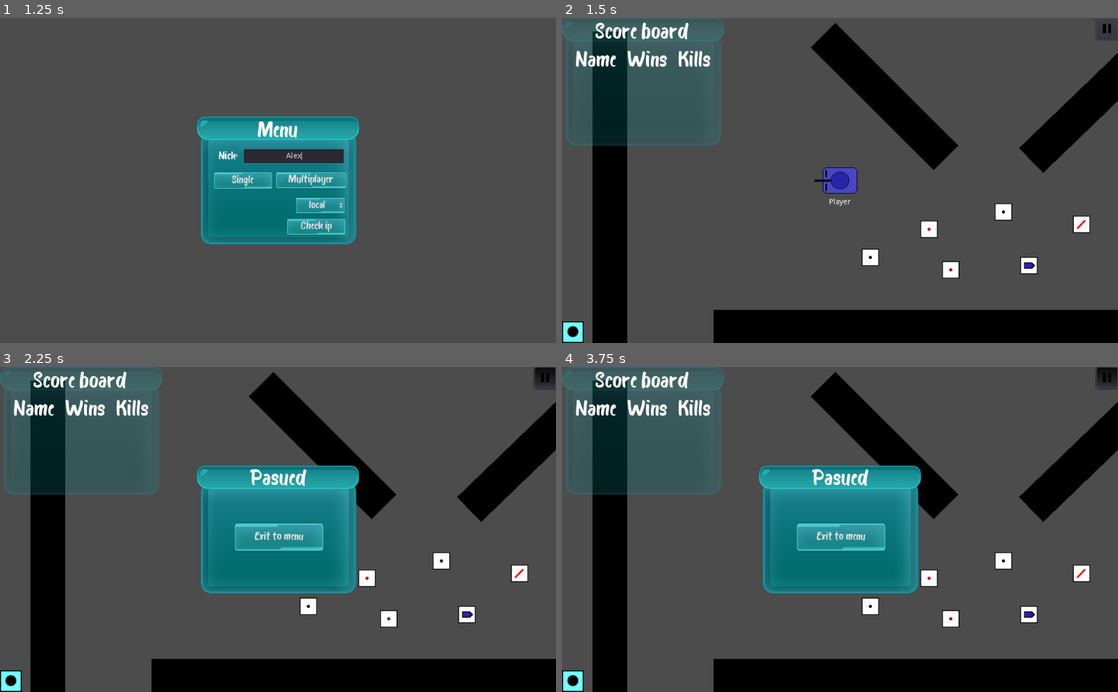
Above: before the commit, frames 1-4 (two rows, left to right).
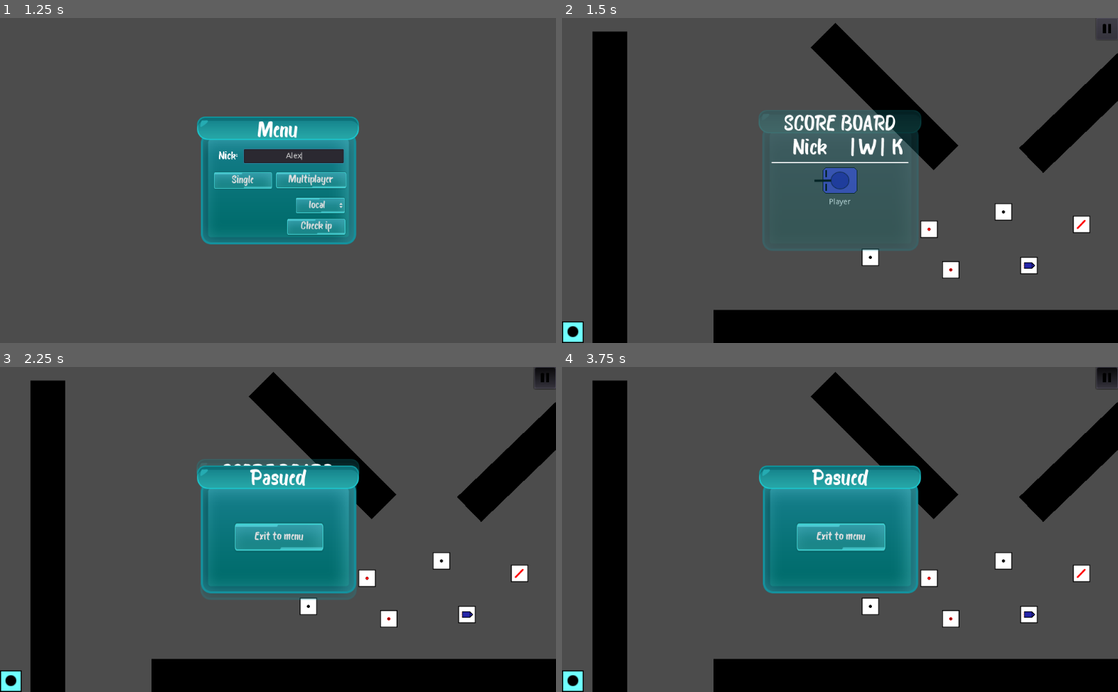
Above: after the commit, the same moments.

Repository: mm-102/godot_tanks
Game: Godot game, scene res://Main.tscn
Same seed, same stepped clock (60 frames per second), same inputs: the game is played once before the commit and once after it.
Inputs (mouse positions are in pixels of both pictures, inside the frame that each line leads up to):
- Up to frame 1 (1.25 s): click (294, 154) at 0.52 s; type "Alex" at 0.6 s
- Up to frame 2 (1.5 s): click "Single" at 1.25 s
- Up to frame 3 (2.25 s): click (544, 376) at 2 s
- Up to frame 4 (3.75 s): tap Enter at 2.75 s; move the mouse to (962, 513) at 2.77 s; hold D (p_right) 2.78-3.53 s; hold Tab (Scoreboard, bound only after the commit) 2.78-3.53 s; tap Space at 3.5 s; move the mouse to (728, 545) at 3.52 s; hold S (p_backward) from 3.53 s (still down); click (728, 545) at 3.6 s

Frame 1 is identical in both runs. In frame 2, 5.9% of the frame differs, in the area x 0-65%, y 0-72%; in frame 3, 3.9%; in frame 4, 3.6%.

Commit message:
Scoreboard updates - Sets empty nicks in Scoreboard to "Player<number>" - Scoreboard will change visibility on "Tab" button - Change gui_node into panel_container (idk why) - improve scoreboard mechanics

Diff:
--- a/Player/Player_GUI/GUI.gd
+++ b/Player/Player_GUI/GUI.gd
@@ -16,6 +16,7 @@
 
 const name_score_tscn = preload("res://Player/Player_GUI/SBPlayer.tscn")
 onready var scores_node = $"Scoreboard/Scores"
+onready var scoreboard_n = $"Scoreboard"
 
 var time_left
 onready var battle_timer = $"BattleTimeUpdate"
@@ -29,6 +30,11 @@
 	# ---- pause ----
 	if event.is_action_pressed("ui_cancel"):
 		$PauseButton.pressed = !$PauseButton.pressed
+
+	if event.is_action_pressed("Scoreboard"):
+		scoreboard_n.set_visible(true)
+	if event.is_action_released("Scoreboard"):
+		scoreboard_n.set_visible(false)
 
 # ---- display ammo ----
 func _on_special_ammo_change(type, amount_left):
@@ -65,8 +71,10 @@
 func add_scoreboard_player(player_id, data):
 	var score = data.Score
 	var nick = data.Nick
-	var player_name_score = name_score_tscn.instance()
+	var player_name_score = scoreboard_n.get_node("Scores/Headers").duplicate()
 	player_name_score.name = str(player_id)
+	if nick.empty():
+		nick = "Player" + str(player_id)
 	player_name_score.get_node("Nick").text = str(nick)# + ' : '
 	player_name_score.get_node("Wins").text = str(score.Wins)# + ' : '
 	player_name_score.get_node("Kills").text = str(score.Kills)
--- a/Player/Player_GUI/GUI.tscn
+++ b/Player/Player_GUI/GUI.tscn
@@ -7,12 +7,15 @@
 [ext_resource path="res://Player/Player_GUI/Scoreboard2.tscn" type="PackedScene" id=6]
 [ext_resource path="res://Player/Player_GUI/Pause.tscn" type="PackedScene" id=7]
 
-[node name="GUI" type="MarginContainer"]
+[sub_resource type="StyleBoxEmpty" id=1]
+
+[node name="GUI" type="PanelContainer"]
 pause_mode = 2
 process_priority = 1
 anchor_right = 1.0
 anchor_bottom = 1.0
 mouse_filter = 2
+custom_styles/panel = SubResource( 1 )
 script = ExtResource( 4 )
 
 [node name="PauseButton" type="Button" parent="."]
@@ -49,6 +52,16 @@
 margin_right = 40.0
 margin_bottom = 40.0
 
+[node name="Scoreboard" parent="." instance=ExtResource( 6 )]
+anchor_right = 0.0
+anchor_bottom = 0.0
+margin_left = 362.0
+margin_top = 170.0
+margin_right = 662.0
+margin_bottom = 430.0
+size_flags_horizontal = 6
+size_flags_vertical = 6
+
 [node name="Pause" parent="." instance=ExtResource( 7 )]
 visible = false
 anchor_left = 0.0
@@ -64,12 +77,6 @@
 size_flags_horizontal = 4
 size_flags_vertical = 4
 
-[node name="Scoreboard" parent="." instance=ExtResource( 6 )]
-anchor_right = 0.0
-anchor_bottom = 0.0
-margin_right = 296.0
-margin_bottom = 238.0
-
 [node name="BattleTimeUpdate" type="Timer" parent="."]
 
 [node name="TimerLabel" type="Label" parent="BattleTimeUpdate"]
--- a/Player/Player_GUI/SBPlayer.tscn
+++ b/Player/Player_GUI/SBPlayer.tscn
@@ -3,30 +3,31 @@
 [ext_resource path="res://GUI/Menu.tres" type="Theme" id=1]
 
 [node name="PlayerName" type="HBoxContainer"]
-margin_right = 259.0
+margin_right = 279.0
 margin_bottom = 40.0
+rect_pivot_offset = Vector2( 257, 105 )
 mouse_filter = 2
 theme = ExtResource( 1 )
 alignment = 1
 
 [node name="Nick" type="Label" parent="."]
-margin_right = 84.0
+margin_right = 99.0
 margin_bottom = 40.0
 rect_min_size = Vector2( 84, 40 )
 size_flags_horizontal = 0
-text = "You"
+text = "\"Name\""
 align = 1
 
 [node name="Label" type="Label" parent="."]
-margin_left = 88.0
-margin_right = 95.0
+margin_left = 103.0
+margin_right = 110.0
 margin_bottom = 40.0
 size_flags_horizontal = 2
-text = ":"
+text = "|"
 
 [node name="Wins" type="Label" parent="."]
-margin_left = 99.0
-margin_right = 189.0
+margin_left = 114.0
+margin_right = 204.0
 margin_bottom = 40.0
 rect_min_size = Vector2( 90, 40 )
 size_flags_horizontal = 2
@@ -34,15 +35,15 @@
 align = 1
 
 [node name="Label2" type="Label" parent="."]
-margin_left = 193.0
-margin_right = 200.0
+margin_left = 208.0
+margin_right = 215.0
 margin_bottom = 40.0
 size_flags_horizontal = 2
-text = ":"
+text = "|"
 
 [node name="Kills" type="Label" parent="."]
-margin_left = 204.0
-margin_right = 264.0
+margin_left = 219.0
+margin_right = 279.0
 margin_bottom = 40.0
 rect_min_size = Vector2( 60, 40 )
 size_flags_horizontal = 2
--- a/Player/Player_GUI/Scoreboard2.tscn
+++ b/Player/Player_GUI/Scoreboard2.tscn
@@ -1,69 +1,140 @@
-[gd_scene load_steps=3 format=2]
+[gd_scene load_steps=4 format=2]
 
 [ext_resource path="res://textures/GUI/MiniMenu.png" type="Texture" id=1]
 [ext_resource path="res://GUI/Menu.tres" type="Theme" id=2]
 
-[node name="Scoreboard" type="Control"]
-anchor_right = 0.154
-anchor_bottom = 0.213
-margin_right = 0.319977
-margin_bottom = 7.95999
-rect_min_size = Vector2( 296, 238 )
+[sub_resource type="StyleBoxEmpty" id=1]
+
+[node name="Scoreboard" type="PanelContainer"]
+anchor_right = 0.334344
+anchor_bottom = 0.433
+margin_right = -0.368011
+margin_bottom = 0.199982
+rect_min_size = Vector2( 300, 260 )
 mouse_filter = 2
-size_flags_horizontal = 0
+size_flags_horizontal = 3
+size_flags_vertical = 3
+size_flags_stretch_ratio = 8.89
+theme = ExtResource( 2 )
+custom_styles/panel = SubResource( 1 )
+__meta__ = {
+"_edit_use_anchors_": true
+}
+
+[node name="TextureRect" type="NinePatchRect" parent="."]
+modulate = Color( 1, 1, 1, 0.294118 )
+margin_right = 342.0
+margin_bottom = 260.0
+texture = ExtResource( 1 )
+patch_margin_left = 27
+patch_margin_top = 49
+patch_margin_right = 22
+patch_margin_bottom = 20
+
+[node name="Scores" type="VBoxContainer" parent="."]
+margin_right = 342.0
+margin_bottom = 98.0
+mouse_filter = 2
 size_flags_vertical = 0
-theme = ExtResource( 2 )
 
-[node name="TextureRect" type="TextureRect" parent="."]
-modulate = Color( 1, 1, 1, 0.294118 )
-margin_right = 298.0
-margin_bottom = 236.0
-rect_min_size = Vector2( 298, 236 )
-mouse_filter = 2
-texture = ExtResource( 1 )
+[node name="MarginContainer" type="MarginContainer" parent="Scores"]
+margin_right = 342.0
+margin_bottom = 4.0
+rect_min_size = Vector2( 0, 4 )
 
-[node name="Title" type="Label" parent="."]
+[node name="Title" type="Label" parent="Scores"]
 margin_top = 8.0
-margin_right = 296.0
+margin_right = 342.0
 margin_bottom = 48.0
+rect_min_size = Vector2( 300, 0 )
 text = "Score board"
 align = 1
-valign = 1
-
-[node name="Scores" type="VBoxContainer" parent="."]
-anchor_left = 0.02
-anchor_top = 0.21
-anchor_right = 1.0
-anchor_bottom = 1.0
-margin_left = 0.0799994
-margin_top = 10.02
-margin_right = -2.0
-margin_bottom = -138.0
-mouse_filter = 2
-size_flags_horizontal = 0
-size_flags_vertical = 0
+valign = 3
+uppercase = true
 
 [node name="Headers" type="HBoxContainer" parent="Scores"]
-margin_right = 288.0
-margin_bottom = 40.0
+margin_top = 52.0
+margin_right = 342.0
+margin_bottom = 92.0
 mouse_filter = 2
 alignment = 1
 
-[node name="Label" type="Label" parent="Scores/Headers"]
-margin_left = 19.0
-margin_right = 110.0
+[node name="MarginContainer" type="MarginContainer" parent="Scores/Headers"]
+margin_right = 20.0
 margin_bottom = 40.0
-text = "Name  "
+rect_min_size = Vector2( 20, 10 )
 
-[node name="Label2" type="Label" parent="Scores/Headers"]
-margin_left = 114.0
-margin_right = 204.0
+[node name="Nick" type="Label" parent="Scores/Headers"]
+margin_left = 84.0
+margin_right = 147.0
 margin_bottom = 40.0
-text = "Wins  "
+size_flags_horizontal = 6
+text = "Nick"
+align = 1
+valign = 2
 
-[node name="Label3" type="Label" parent="Scores/Headers"]
-margin_left = 208.0
-margin_right = 268.0
+[node name="Separator" type="Label" parent="Scores/Headers"]
+margin_left = 212.0
+margin_right = 219.0
 margin_bottom = 40.0
-text = "Kills"
-align = 2
+size_flags_horizontal = 8
+text = "|"
+
+[node name="Wins" type="Label" parent="Scores/Headers"]
+margin_left = 223.0
+margin_right = 263.0
+margin_bottom = 40.0
+rect_min_size = Vector2( 40, 0 )
+size_flags_horizontal = 8
+text = "W"
+align = 1
+valign = 2
+
+[node name="Separator2" type="Label" parent="Scores/Headers"]
+margin_left = 267.0
+margin_right = 274.0
+margin_bottom = 40.0
+size_flags_horizontal = 8
+text = "|"
+
+[node name="Kills" type="Label" parent="Scores/Headers"]
+margin_left = 278.0
+margin_right = 318.0
+margin_bottom = 40.0
+rect_min_size = Vector2( 40, 0 )
+size_flags_horizontal = 8
+text = "K"
+align = 1
+valign = 2
+
+[node name="MarginContainer2" type="MarginContainer" parent="Scores/Headers"]
+margin_left = 322.0
+margin_right = 342.0
+margin_bottom = 40.0
+rect_min_size = Vector2( 20, 0 )
+
+[node name="HBoxContainer" type="HBoxContainer" parent="Scores"]
+margin_top = 96.0
+margin_right = 342.0
+margin_bottom = 98.0
+
+[node name="MarginContainer" type="MarginContainer" parent="Scores/HBoxContainer"]
+margin_top = 1.0
+margin_right = 20.0
+margin_bottom = 1.0
+rect_min_size = Vector2( 20, 0 )
+size_flags_vertical = 4
+
+[node name="ColorRect" type="ColorRect" parent="Scores/HBoxContainer"]
+margin_left = 24.0
+margin_right = 318.0
+margin_bottom = 2.0
+rect_min_size = Vector2( 0, 2 )
+size_flags_horizontal = 3
+size_flags_vertical = 6
+
+[node name="MarginContainer2" type="MarginContainer" parent="Scores/HBoxContainer"]
+margin_left = 322.0
+margin_right = 342.0
+margin_bottom = 2.0
+rect_min_size = Vector2( 20, 0 )
--- a/Player/Tank/Tank.gd
+++ b/Player/Tank/Tank.gd
@@ -191,5 +191,6 @@
 	spectator_camera.global_position = global_position
 	spectator_camera.current = true
 	get_node("/root/Main/Game/Players").add_child(spectator_camera)
+
 func _on_timer_timeout():
 	queue_free()
--- a/project.godot
+++ b/project.godot
@@ -106,6 +106,11 @@
 "events": [ Object(InputEventMouseButton,"resource_local_to_scene":false,"resource_name":"","device":-1,"alt":false,"sh …(213 unchanged characters)…
  ]
 }
+Scoreboard={
+"deadzone": 0.5,
+"events": [ Object(InputEventKey,"resource_local_to_scene":false,"resource_name":"","device":0,"alt":false,"shift":false,"control":false,"meta":false,"command":false,"pressed":false,"scancode":0,"physical_scancode":16777218,"unicode":0,"echo":false,"script":null)
+ ]
+}
 
 [layer_names]
 
Not shown: 1 places in Player/Player_GUI/GUI.tscn that only renumber resources
